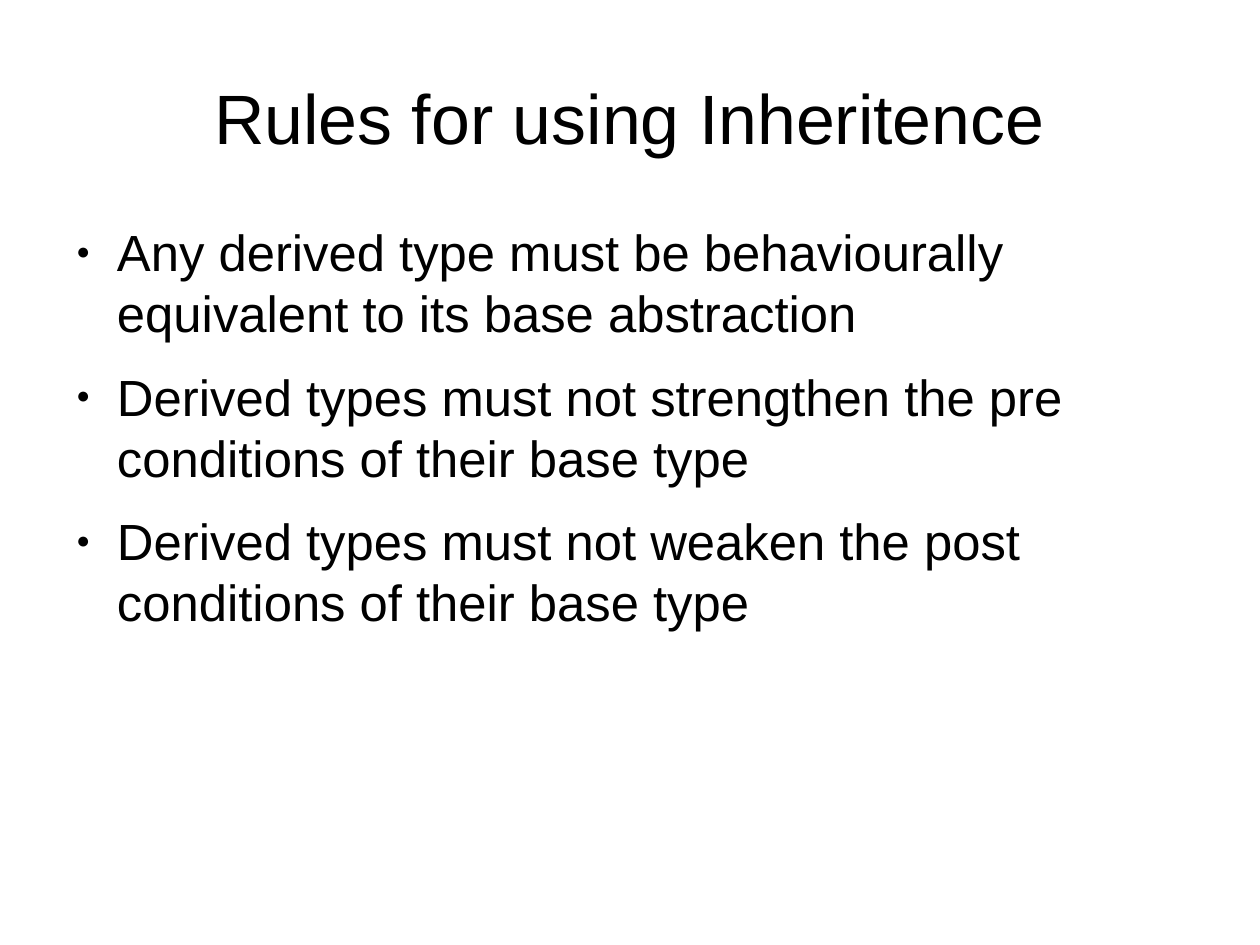
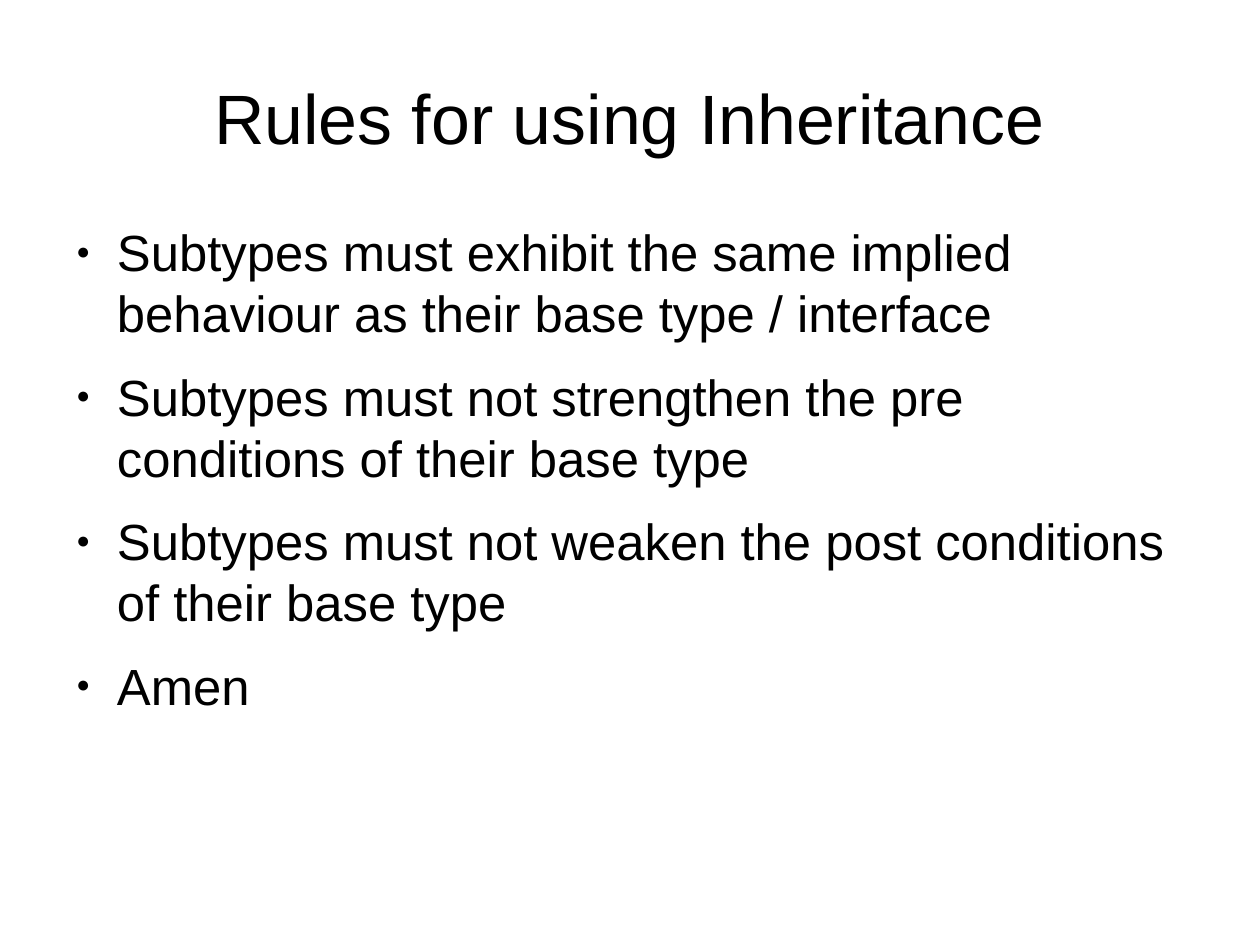
Before and after one commit to james1ewis/LiskovSlides, a slide deck: slide 10 of Liskov Substitution Principle/LSP.odp (slide 14 before the commit). Drawn at 1260x945 pixels with LibreOffice and Linux fonts; fonts in the diff are those of the drawing. Boxes give left, top, right and bottom in pixels: in the first picture for what was removed or moved away, otherwise in the second. Text is boxed around its words. In the diff, an @@ line names an element or a change of style, - is before the commit and + after.

```diff
--- a/Liskov Substitution Principle/LSP.odp
+++ b/Liskov Substitution Principle/LSP.odp
@@ title at <box>214,93,1044,157</box>: text changed @@
-Rules for using Inheritence
+Rules for using Inheritance
@@ text at <box>117,234,1164,706</box>: text changed @@
-● Any derived type must be behaviourally equivalent to its base abstraction
-● Derived types must not strengthen the pre conditions of their base type
-● Derived types must not weaken the post conditions of their base type
+● Subtypes must exhibit the same implied behaviour as their base type / interface
+● Subtypes must not strengthen the pre conditions of their base type
+● Subtypes must not weaken the post conditions of their base type
+● Amen
```
Also in this commit, not shown: 6 other slides changed, 2 slides added, 6 slides removed, 1 other file.
